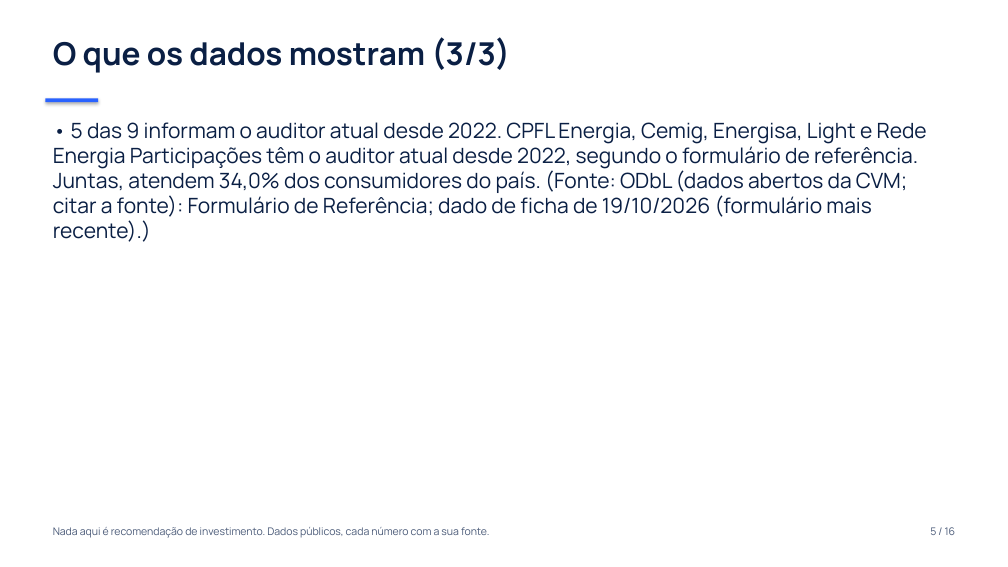
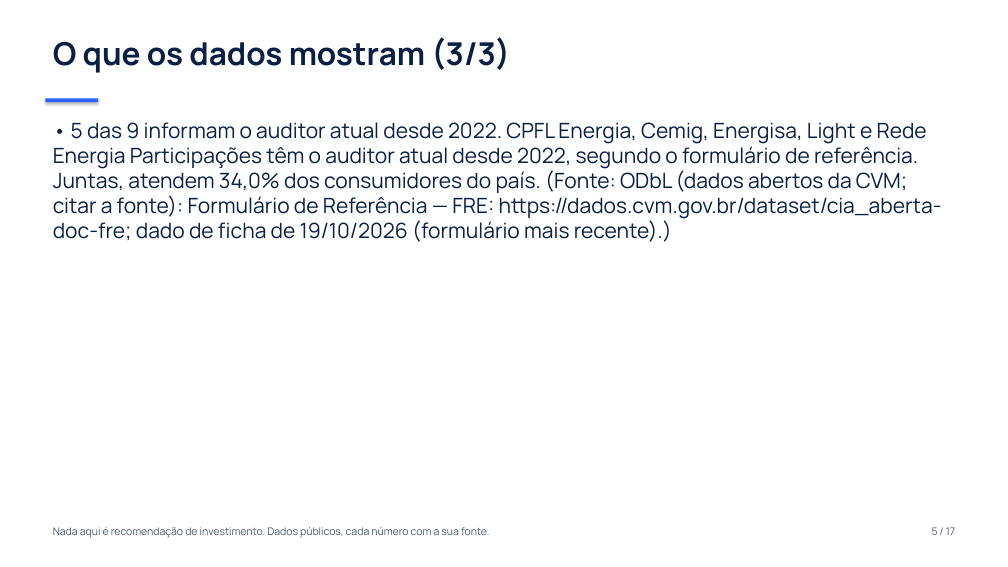
Before and after one commit to tbc174/tickerlab, a slide deck: slide 5 of site/relatorio/setor-eletricas-apresentacao.pptx. Drawn at 1008x567 pixels with LibreOffice and Linux fonts; fonts in the diff are those of the drawing. Boxes give left, top, right and bottom in pixels: in the first picture for what was removed or moved away, otherwise in the second. Text is boxed around its words. In the diff, an @@ line names an element or a change of style, - is before the commit and + after.

```diff
--- a/site/relatorio/setor-eletricas-apresentacao.pptx
+++ b/site/relatorio/setor-eletricas-apresentacao.pptx
@@ text at (53,122,942,242): text changed @@
-• 5 das 9 informam o auditor atual desde 2022. CPFL Energia, Cemig, Energisa, Light e Rede Energia Participações têm o auditor atual desde 2022, segundo o formulário de referência. Juntas, atendem 34,0% dos consumidores do país. (Fonte: ODbL (dados abertos da CVM; citar a fonte): Formulário de Referência; dado de ficha de 19/10/2026 (formulário mais recente).)
+• 5 das 9 informam o auditor atual desde 2022. CPFL Energia, Cemig, Energisa, Light e Rede Energia Participações têm o auditor atual desde 2022, segundo o formulário de referência. Juntas, atendem 34,0% dos consumidores do país. (Fonte: ODbL (dados abertos da CVM; citar a fonte): Formulário de Referência — FRE: https://dados.cvm.gov.br/dataset/cia_aberta-doc-fre; dado de ficha de 19/10/2026 (formulário mais recente).)
@@ text at (932,527,955,535): text changed @@
-5 / 16
+5 / 17
```
Also in this commit, not shown: 15 other slides changed, 1 slide added, 12 other files.
